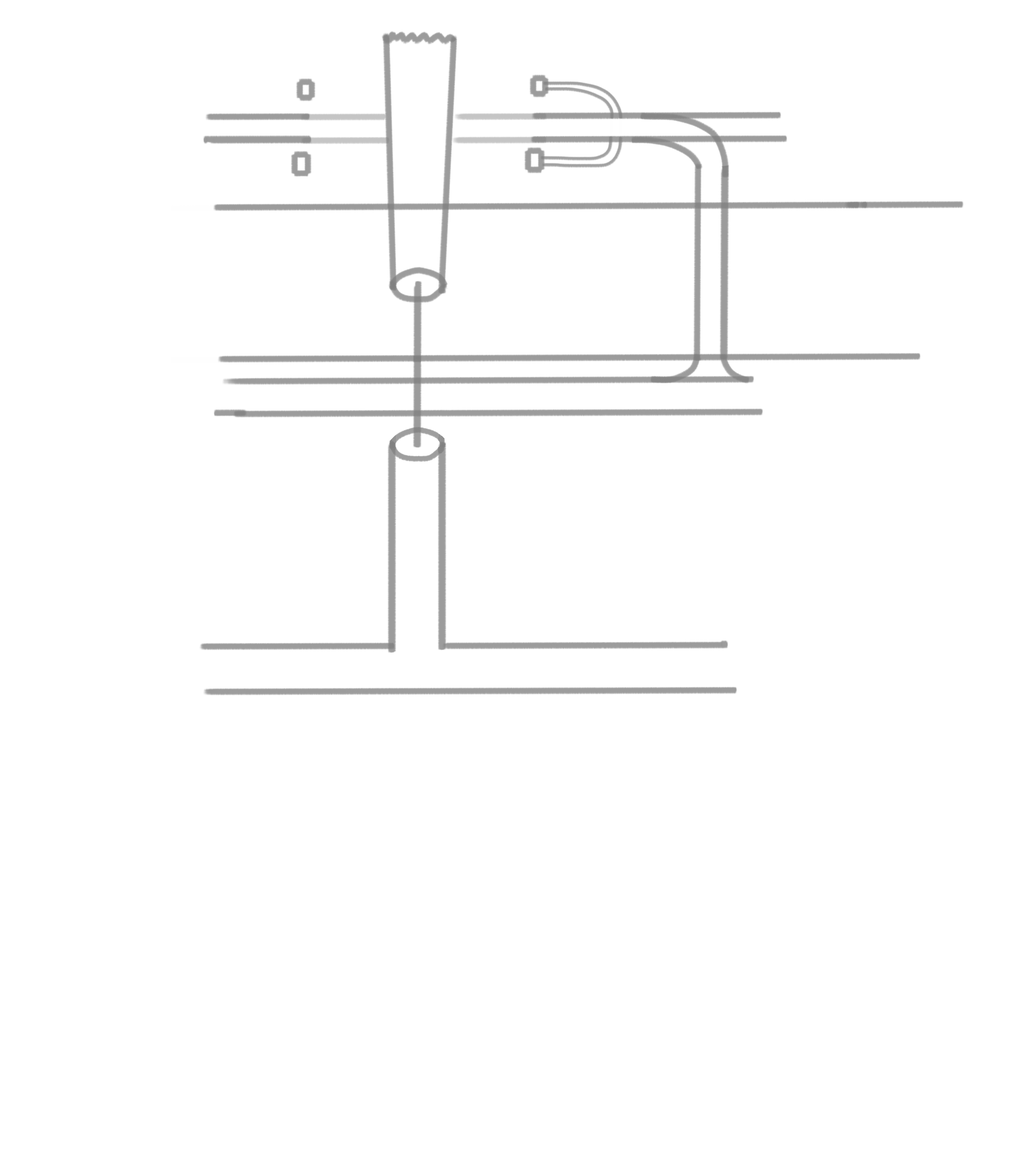
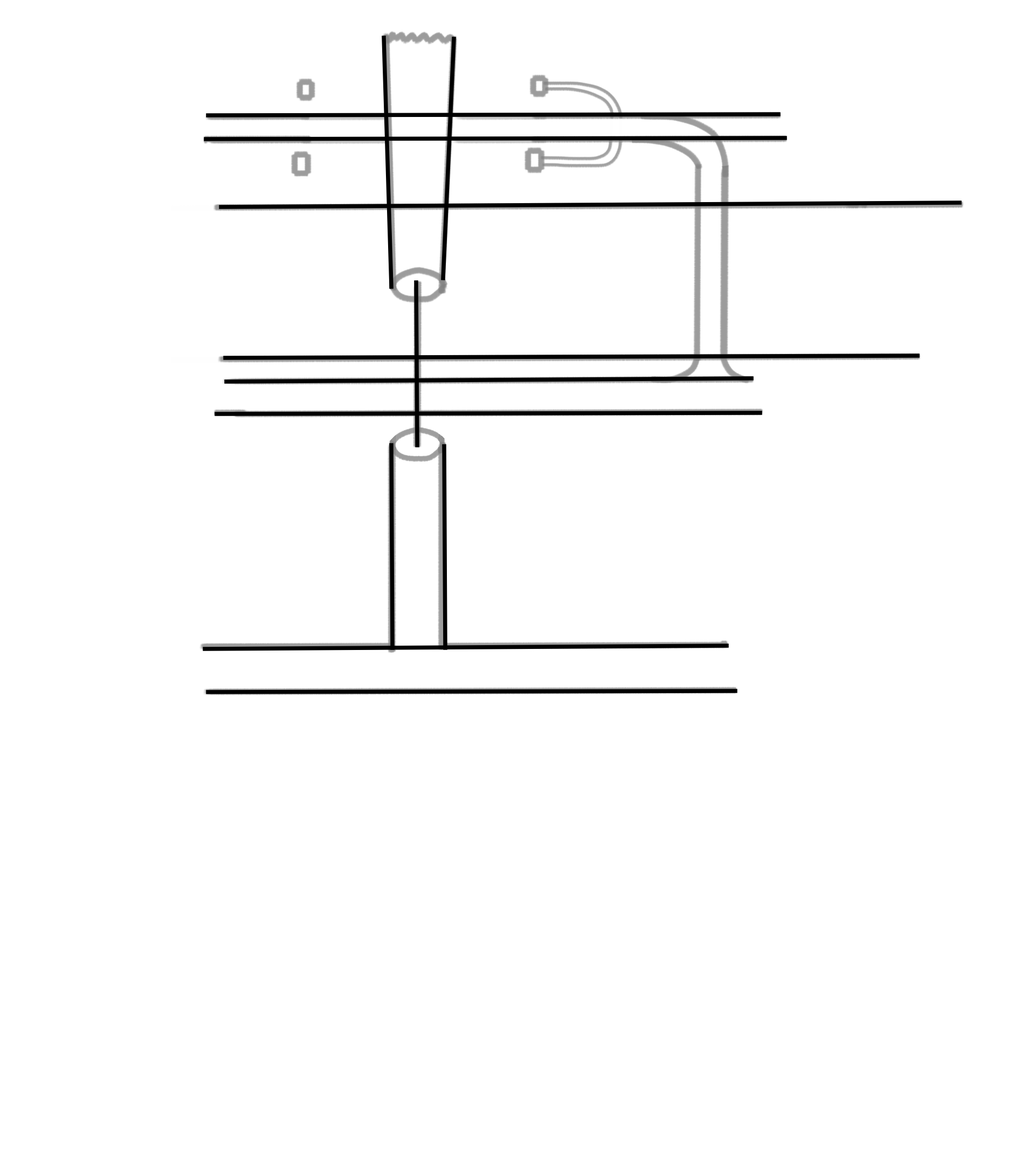
Two versions of the same layered image (1035x1162). Layer-by-layer changes:
pixels changed over (202, 35, 962, 695) (layer not identified)
